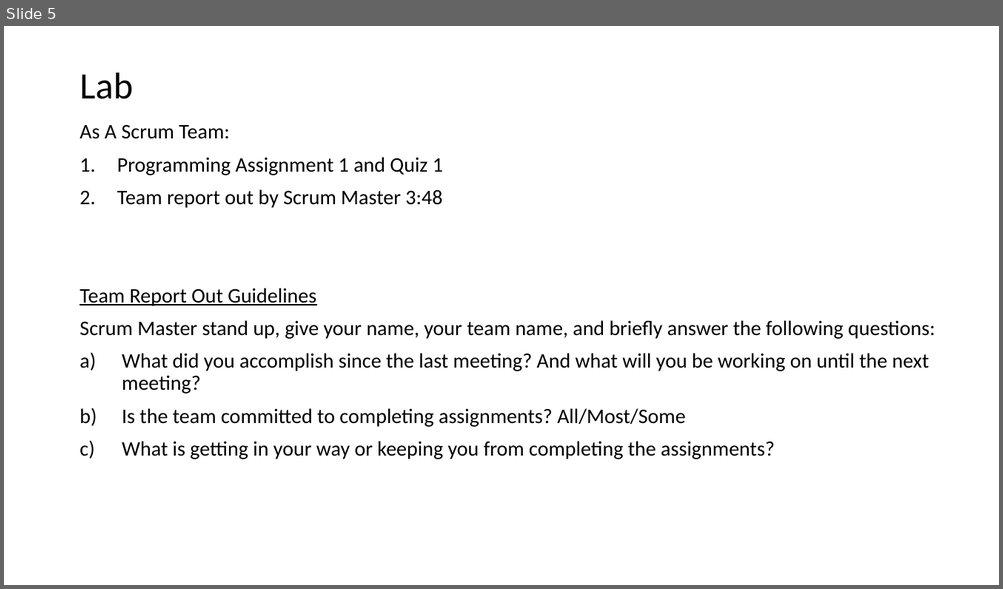
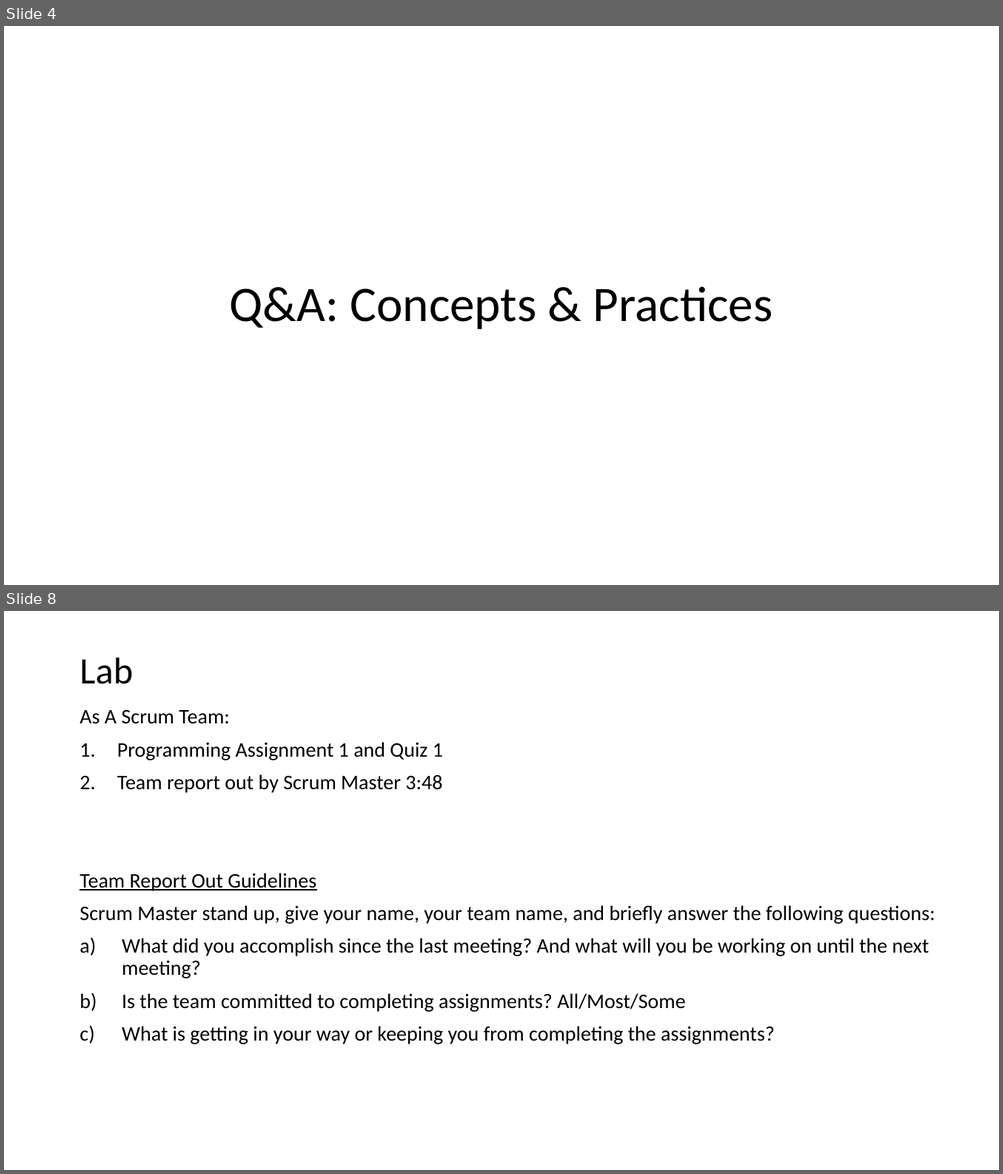
Before and after one commit to EricJPogue/CPSC-24500, a slide deck: lecture-slides/2019-09-04.pptx. Shown one above the other, each under a label of ours: slide 5 before the commit, slides 4 and 8 after it; the slides between them are not shown. The pictures are 1003x589 and 1003x1174 pixels, drawn with LibreOffice and Linux fonts; fonts in the diff are those of the drawing. Boxes give left, top, right and bottom in pixels: in the first picture for what was removed or moved away, otherwise in the second. Text is boxed around its words. In the diff, an @@ line names an element or a change of style, - is before the commit and + after.

```diff
--- a/lecture-slides/2019-09-04.pptx
+++ b/lecture-slides/2019-09-04.pptx
@@ slide 4 added at [4, 26, 999, 585], background #FFFFFF @@
@@ title added at [230, 286, 773, 329], 48 pt, text #000000 @@
+Q&A: Concepts & Practices
@@ what was slide 5 is now slide 8 @@
```
Also in this commit, not shown: 3 slides changed, 3 other slides added, 1 slide removed.
